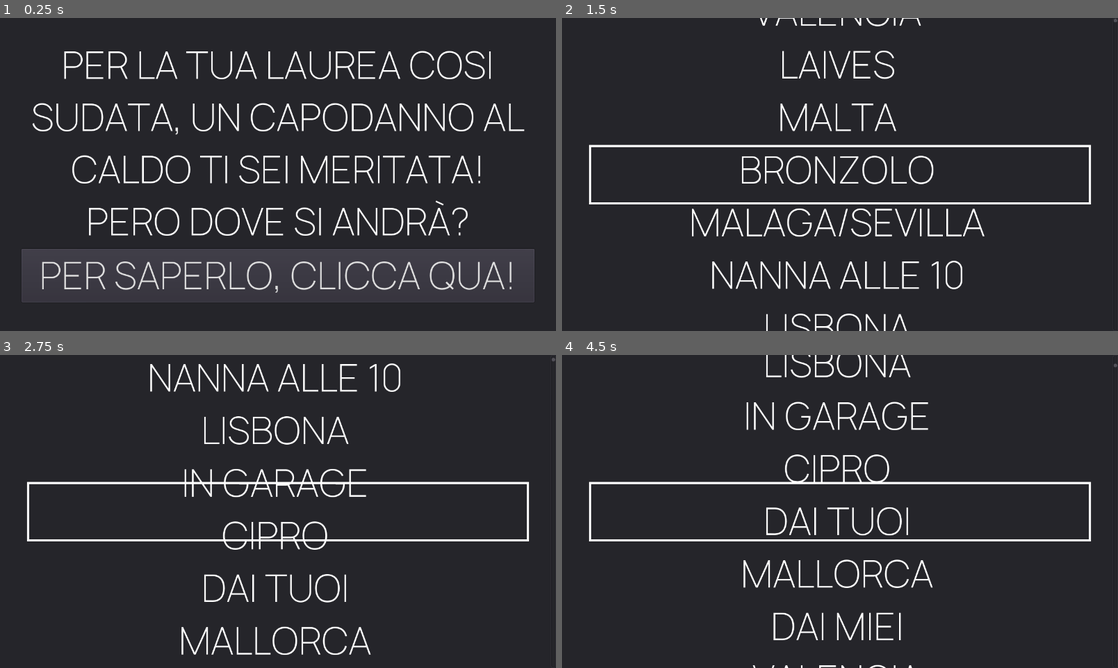
Above: before the commit, frames 1-4 (two rows, left to right).
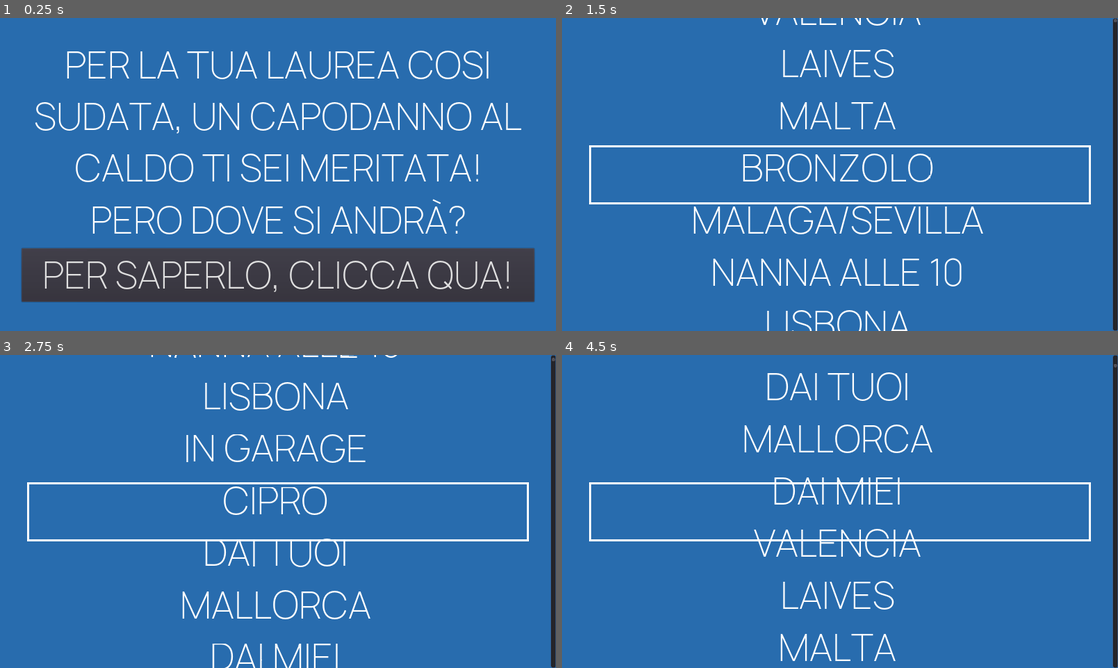
Above: after the commit, the same moments.

Repository: dulvui/magic-giftcard
Game: Godot game, scene res://src/main/main.tscn
Two runs of this game, one before a commit and one after it. Both use one fixed random seed, a clock stepped at 60 frames per second and the inputs below.
Inputs:
- Up to frame 1 (0.25 s): no input
- Up to frame 2 (1.5 s): click "PER SAPERLO, CLICCA QUA!" at 0.5 s; tap Enter at 1.25 s
- Up to frame 3 (2.75 s): no input
- Up to frame 4 (4.5 s): no input

The runs differ from the first frame. In frame 1, 86% of the frame differs, in the area x 0-100%, y 0-100%; in frame 2, 98%; in frame 3, 98%; in frame 4, 98%.

Commit message:
make blue; add viewport stretching

Diff:
--- a/game/magic_theme.tres
+++ b/game/magic_theme.tres
@@ -1,6 +1,9 @@
-[gd_resource type="Theme" load_steps=3 format=2]
+[gd_resource type="Theme" load_steps=4 format=2]
 
 [ext_resource path="res://font/manrope.thin.otf" type="DynamicFontData" id=1]
+
+[sub_resource type="StyleBoxFlat" id=2]
+bg_color = Color( 0.156863, 0.423529, 0.682353, 1 )
 
 [sub_resource type="DynamicFont" id=1]
 size = 84
@@ -8,3 +11,4 @@
 
 [resource]
 default_font = SubResource( 1 )
+Panel/styles/panel = SubResource( 2 )
--- a/game/project.godot
+++ b/game/project.godot
@@ -12,12 +12,15 @@
 
 config/name="Magic Giftcard"
 run/main_scene="res://src/main/main.tscn"
+boot_splash/bg_color=Color( 0.156863, 0.423529, 0.682353, 1 )
 config/icon="res://icon.png"
 
 [display]
 
 window/size/width=1280
 window/size/height=720
+window/stretch/mode="2d"
+window/stretch/aspect="keep"
 
 [gui]
 
--- a/game/src/gift_roulette/gift_roulette.tscn
+++ b/game/src/gift_roulette/gift_roulette.tscn
@@ -49,10 +49,6 @@
 [node name="Panel" type="Panel" parent="."]
 anchor_right = 1.0
 anchor_bottom = 1.0
-margin_left = -428.0
-margin_top = -163.0
-margin_right = 386.0
-margin_bottom = 222.0
 
 [node name="GiftBorder" type="Panel" parent="."]
 anchor_left = 0.5
--- a/game/src/main/main.tscn
+++ b/game/src/main/main.tscn
@@ -10,10 +10,6 @@
 [node name="Panel" type="Panel" parent="."]
 anchor_right = 1.0
 anchor_bottom = 1.0
-margin_left = -428.0
-margin_top = -163.0
-margin_right = 386.0
-margin_bottom = 222.0
 
 [node name="MarginContainer" type="MarginContainer" parent="."]
 anchor_right = 1.0
